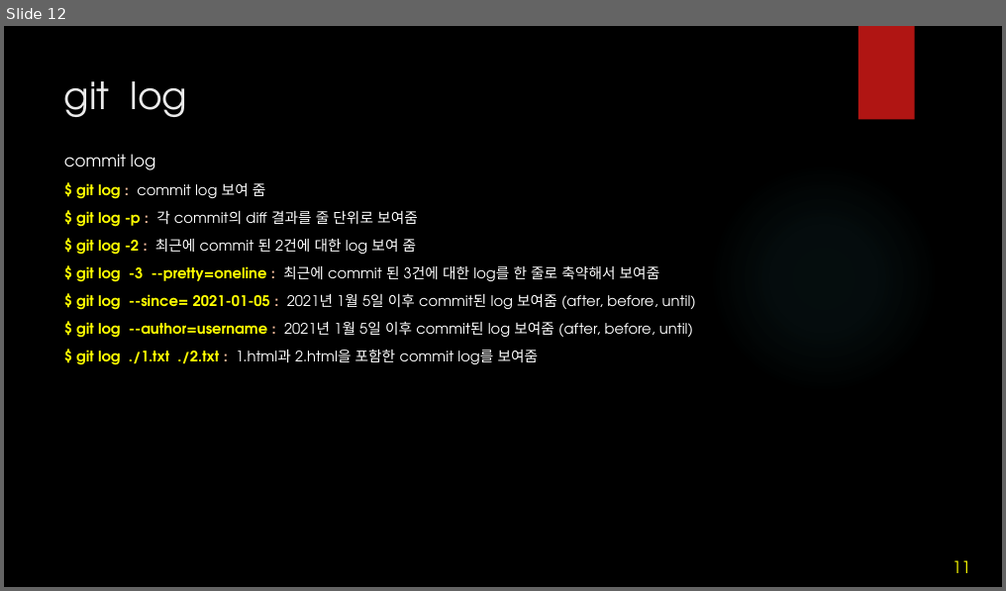
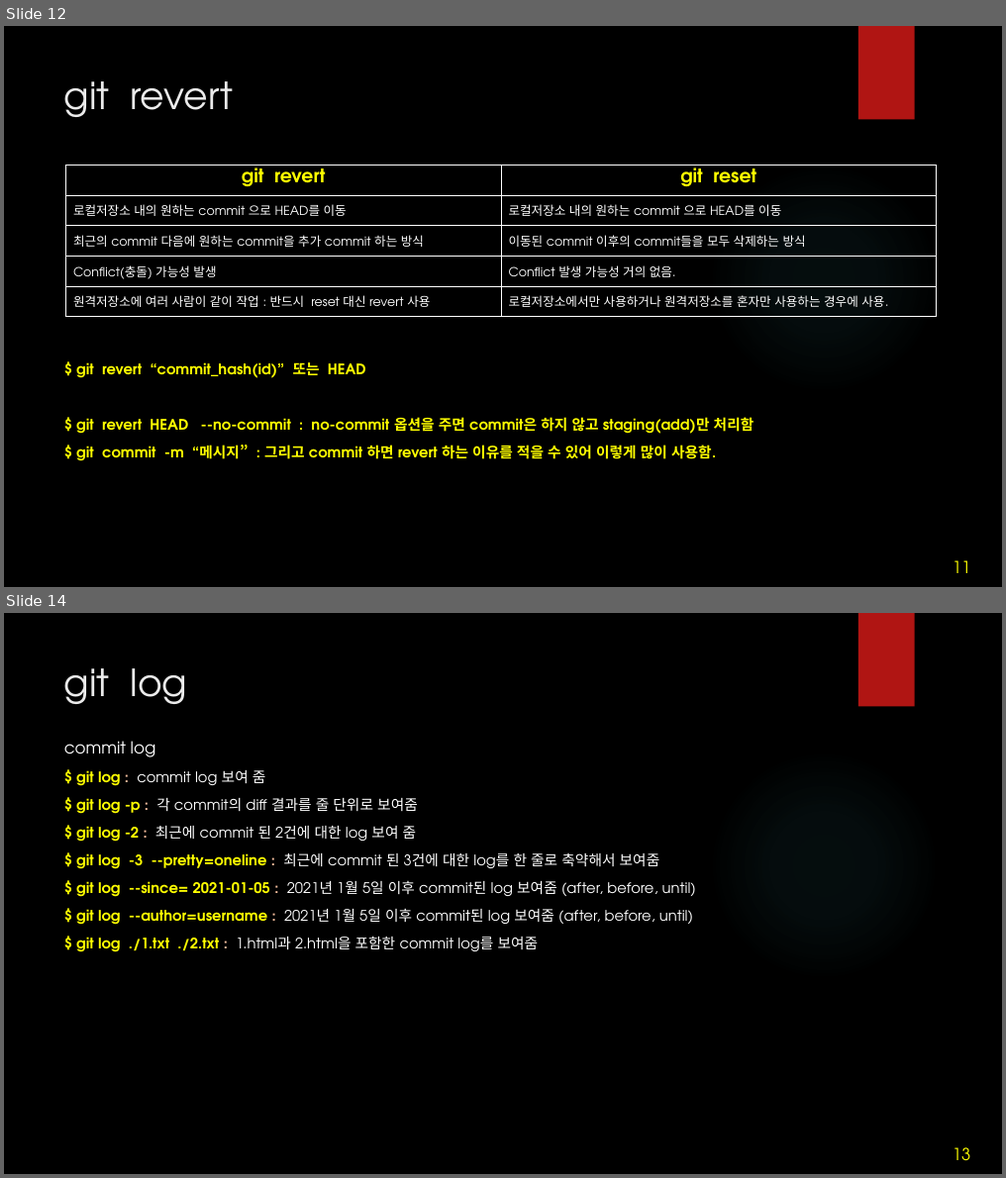
Before and after one commit to iredseal/Learning, a slide deck: Tools/git/git.pptx. Shown one above the other, each under a label of ours: slide 12 before the commit, slides 12 and 14 after it; the slides between them are not shown. The pictures are 1006x591 and 1006x1178 pixels, drawn with LibreOffice and Linux fonts; fonts in the diff are those of the drawing; background and template pictures are left out. Boxes give left, top, right and bottom in pixels: in the first picture for what was removed or moved away, otherwise in the second. Text is boxed around its words. In the diff, an @@ line names an element or a change of style, - is before the commit and + after.

Commit message:
240627-1412

```diff
--- a/Tools/git/git.pptx
+++ b/Tools/git/git.pptx
@@ slide 12 added at [4,26,1002,587], background picture (left out); not listed: 2 template elements that a slide beside it also shows @@
@@ title added at [64,81,234,117], 36 pt, text #EBEBEB @@
+git revert
@@ table added at [66,166,936,317], 5 rows, 2 columns @@
+git revert | git reset
+로컬저장소 내의 원하는 commit 으로 HEAD를 이동 | 로컬저장소 내의 원하는 commit 으로 HEAD를 이동
+최근의 commit 다음에 원하는 commit을 추가 commit 하는 방식 | 이동된 commit 이후의 commit들을 모두 삭제하는 방식
+Conflict(충돌) 가능성 발생 | Conflict 발생 가능성 거의 없음.
+원격저장소에 여러 사람이 같이 작업 : 반드시 reset 대신 revert 사용 | 로컬저장소에서만 사용하거나 원격저장소를 혼자만 사용하는 경우에 사용.
@@ text added at [76,363,754,462], 14 pt, text #FFFF00, bold @@
+$ git revert “commit_hash(id)” 또는 HEAD
+$ git revert HEAD --no-commit : no-commit 옵션을 주면 commit은 하지 않고 staging(add)만 처리함
+$ git commit -m “메시지” : 그리고 commit 하면 revert 하는 이유를 적을 수 있어 이렇게 많이 사용함.
@@ page number added at [952,561,971,573], 16 pt, text #FFFF00 @@
+11
@@ what was slide 12 is now slide 14 @@
@@ page number at [952,1148,971,1161]: text changed @@
-11
+13
```
Also in this commit, not shown: 1 slide changed, 1 other slide added.
